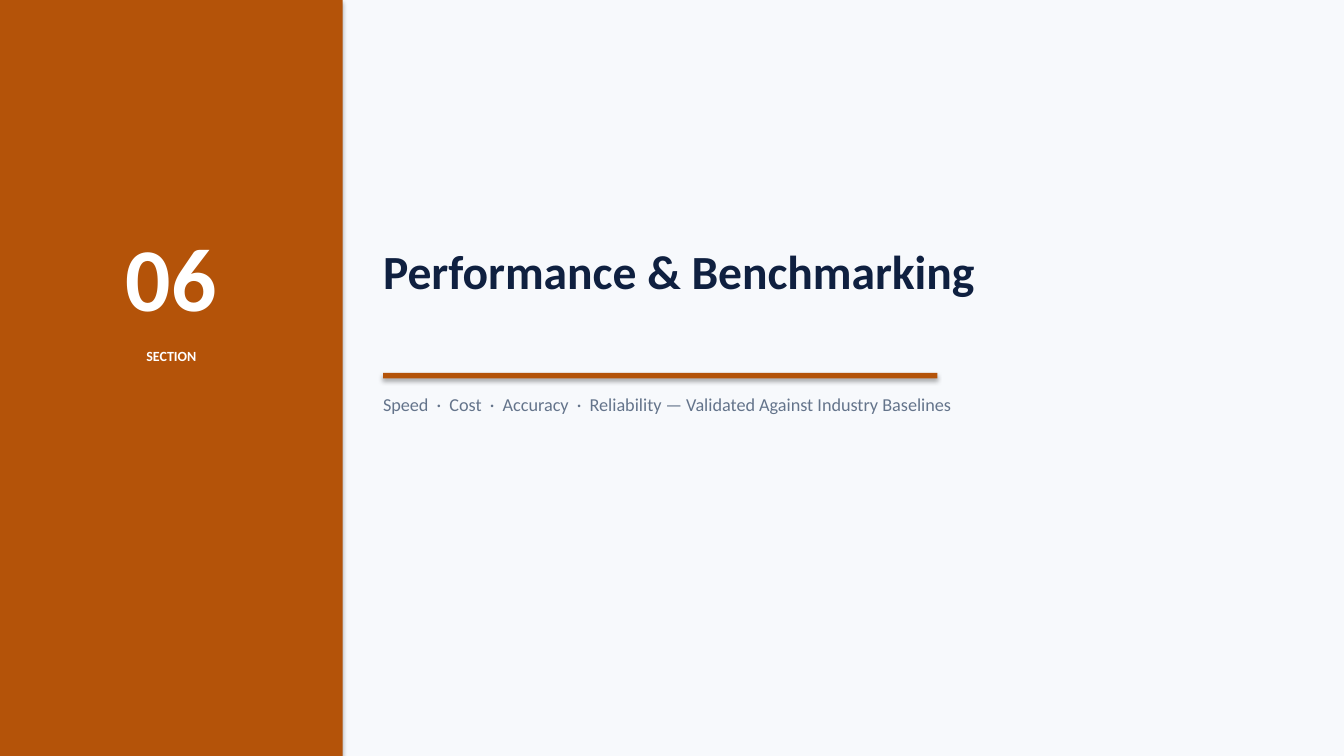
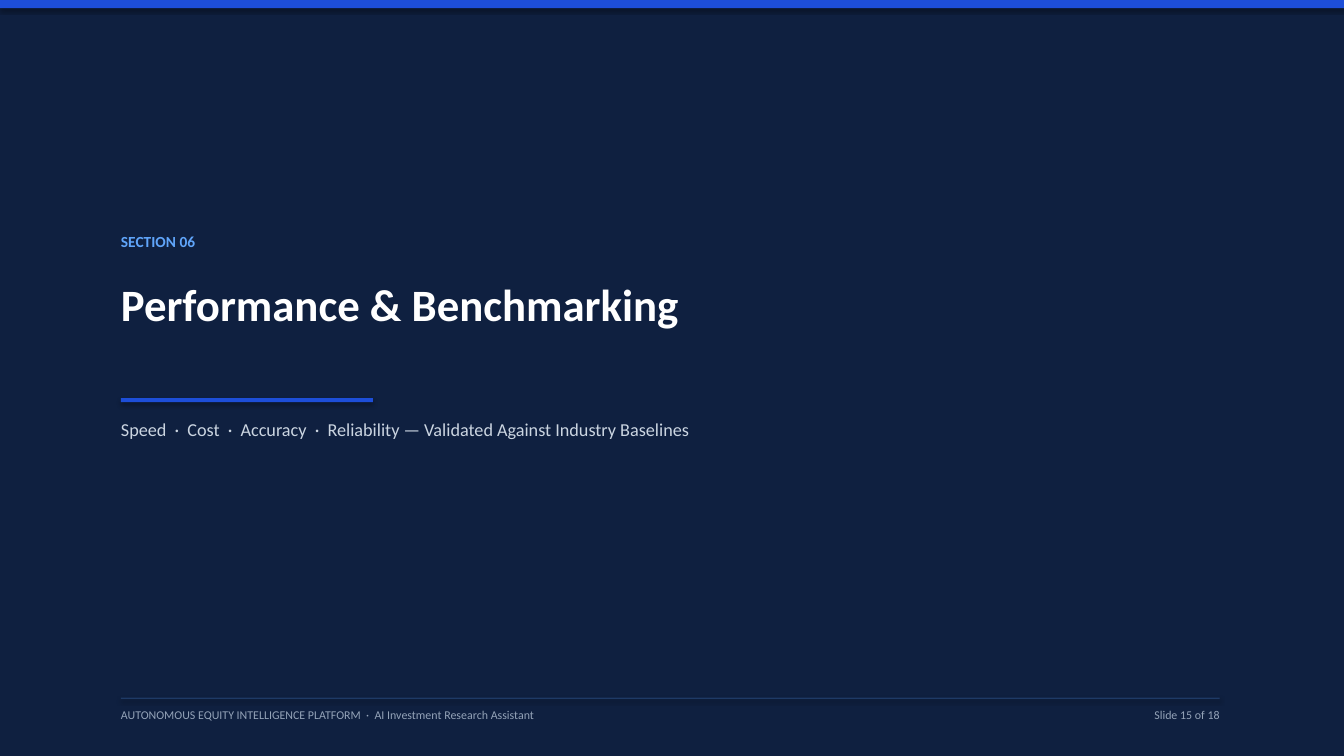
Before and after one commit to SagarTrimukhe/ai-investment-research-assistant, a slide deck: slide 15 of CAPSTONE_PROJECT_PRESENTATION.pptx. Drawn at 1344x756 pixels with LibreOffice and Linux fonts; fonts in the diff are those of the drawing. Boxes give left, top, right and bottom in pixels: in the first picture for what was removed or moved away, otherwise in the second. Text is boxed around its words. In the diff, an @@ line names an element or a change of style, - is before the commit and + after.

Commit message:
design: streamline presentation to clean, simple bullet format with executive styling

```diff
--- a/CAPSTONE_PROJECT_PRESENTATION.pptx
+++ b/CAPSTONE_PROJECT_PRESENTATION.pptx
@@ rectangle at (0,0,1344,756): fill #F7F9FC to #0F2040 @@
@@ rectangle removed at (0,0,343,756) @@
@@ rectangle added at (0,0,1344,8), fill #1D4ED8 @@
@@ text at (121,236,196,247): text changed; size 64 to 11 pt; text colour #FFFFFF to #60A5FA @@
-06
+SECTION 06
@@ text "Performance & Benchmarking": place and size @@
-text "Performance & Benchmarking" at (383,255,975,297)
+text "Performance & Benchmarking" at (121,289,679,329)
@@ text "Performance & Benchmarking" at (121,289,679,329): size 34 to 32 pt, text colour #0F2040 to #FFFFFF @@
@@ text removed at (146,352,196,361) @@
-SECTION
@@ rectangle removed at (383,373,938,379) @@
@@ text "Speed · Cost · Accuracy ...": place and size @@
-text "Speed · Cost · Accuracy ..." at (383,398,951,414)
+text "Speed · Cost · Accuracy ..." at (121,423,689,439)
@@ text "Speed · Cost · Accuracy ..." at (121,423,689,439): text colour #64748B to #CBD5E1 @@
@@ rectangle added at (121,398,373,402), fill #1D4ED8 @@
@@ rectangle added at (121,698,1220,699), fill #1E3A66 @@
@@ text added at (121,711,534,721), 8.5 pt, text #94A3B8 @@
+AUTONOMOUS EQUITY INTELLIGENCE PLATFORM · AI Investment Research Assistant
@@ text added at (1154,711,1220,719), 8.5 pt, text #94A3B8 @@
+Slide 15 of 18
```
Also in this commit, not shown: 15 other slides changed, 2 slides added, 2 slides removed.
